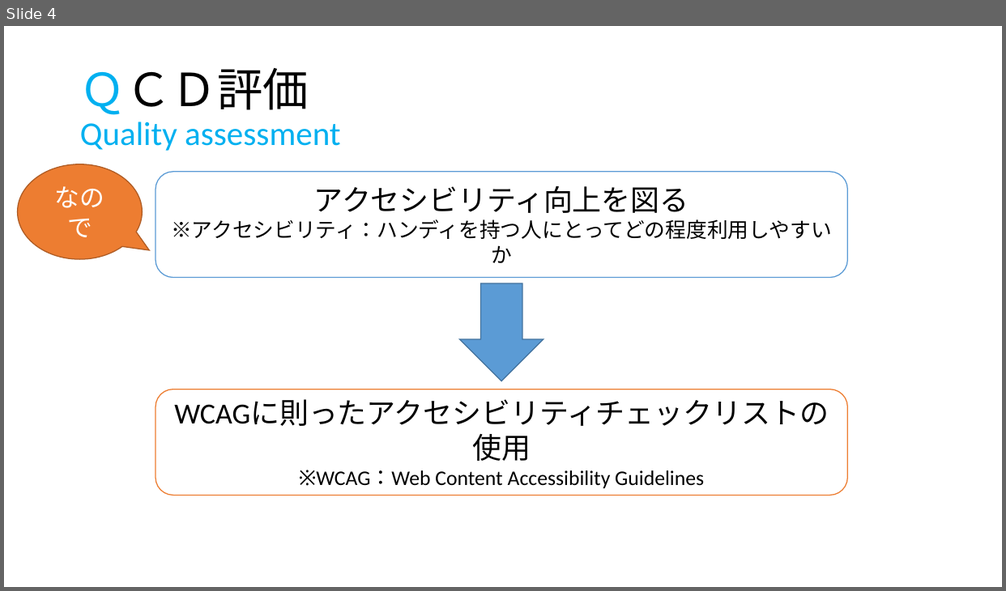
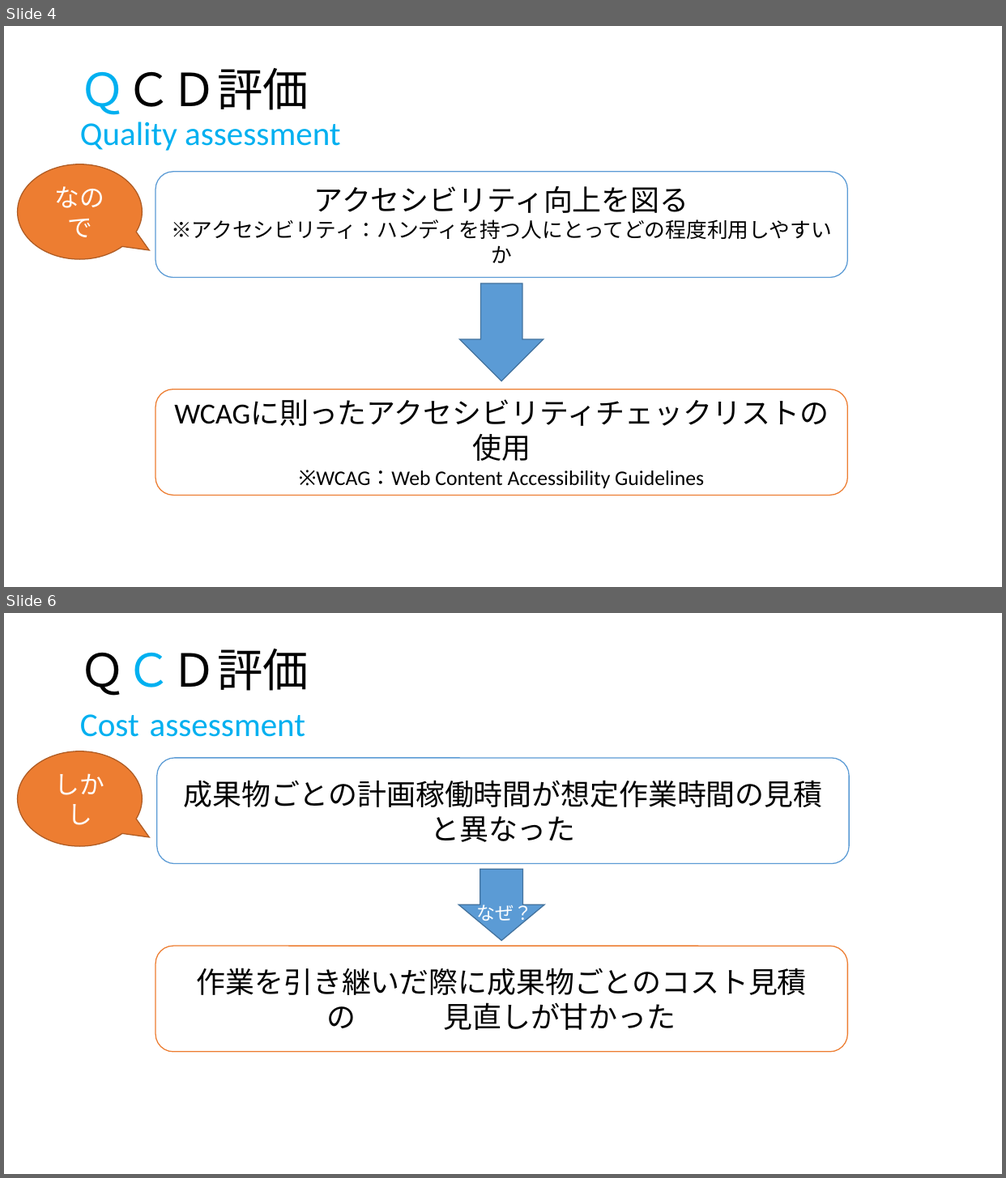
Before and after one commit to IzumiYuuta/PMyabukikenC, a slide deck: 最終発表/最終発表.pptx. Shown one above the other, each under a label of ours: slide 4 before the commit, slides 4 and 6 after it; the slides between them are not shown. The pictures are 1006x591 and 1006x1178 pixels, drawn with LibreOffice and Linux fonts; fonts in the diff are those of the drawing. Boxes give left, top, right and bottom in pixels: in the first picture for what was removed or moved away, otherwise in the second. Text is boxed around its words. In the diff, an @@ line names an element or a change of style, - is before the commit and + after.

```diff
--- a/最終発表/最終発表.pptx
+++ b/最終発表/最終発表.pptx
@@ slide 6 added at (4,613,1002,1174), background #FFFFFF @@
@@ title added at (80,649,309,737), 32 pt, text #00B0F0 @@
+ＱＣＤ評価
+Cost assessment
@@ speech bubble added at (18,752,142,846), fill #ED7D31, outline #AF5C24 1 pt, 24 pt, text #FFFFFF @@
+しかし
@@ rounded rectangle added at (157,758,849,864), fill #FFFFFF, outline #5B9BD5 1 pt, 28 pt, text #000000 @@
+成果物ごとの計画稼働時間が想定作業時間の見積と異なった
@@ down arrow added at (459,869,544,940), fill #5B9BD5, outline #43739E 1 pt @@
@@ text added at (476,901,532,925), 18 pt, text #FFFFFF @@
+なぜ？
@@ rounded rectangle added at (156,946,849,1052), fill #FFFFFF, outline #ED7D31 1 pt, 28 pt, text #000000 @@
+作業を引き継いだ際に成果物ごとのコスト見積の 見直しが甘かった
```
Also in this commit, not shown: 1 slide changed, 2 other slides added, 1 slide removed.
